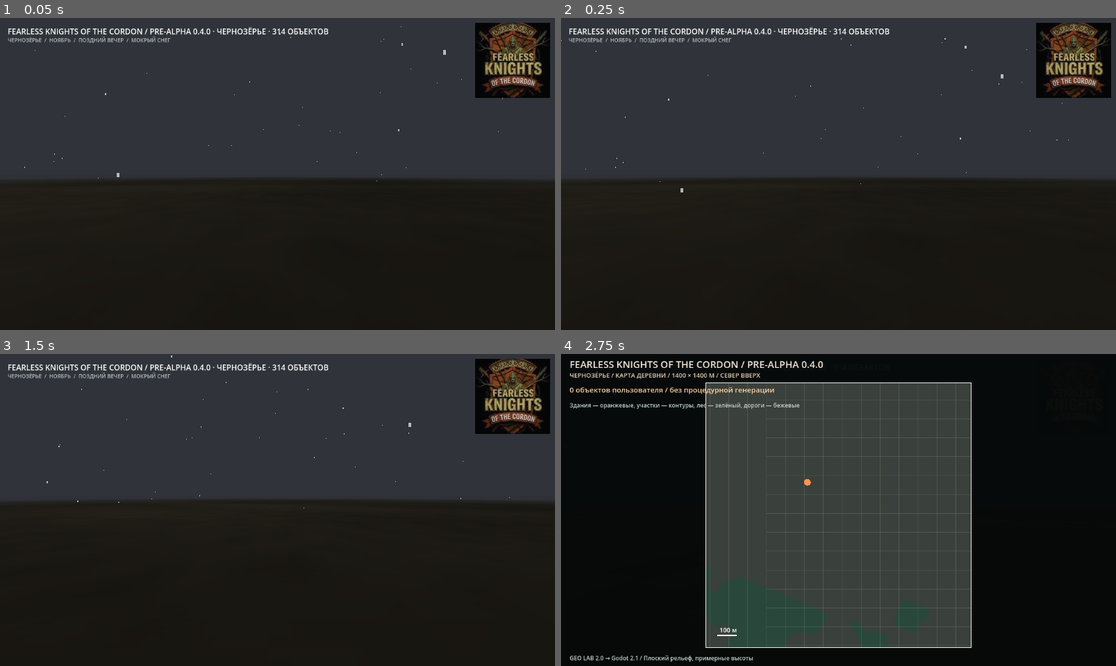
Above: before the commit, frames 1-4 (two rows, left to right).
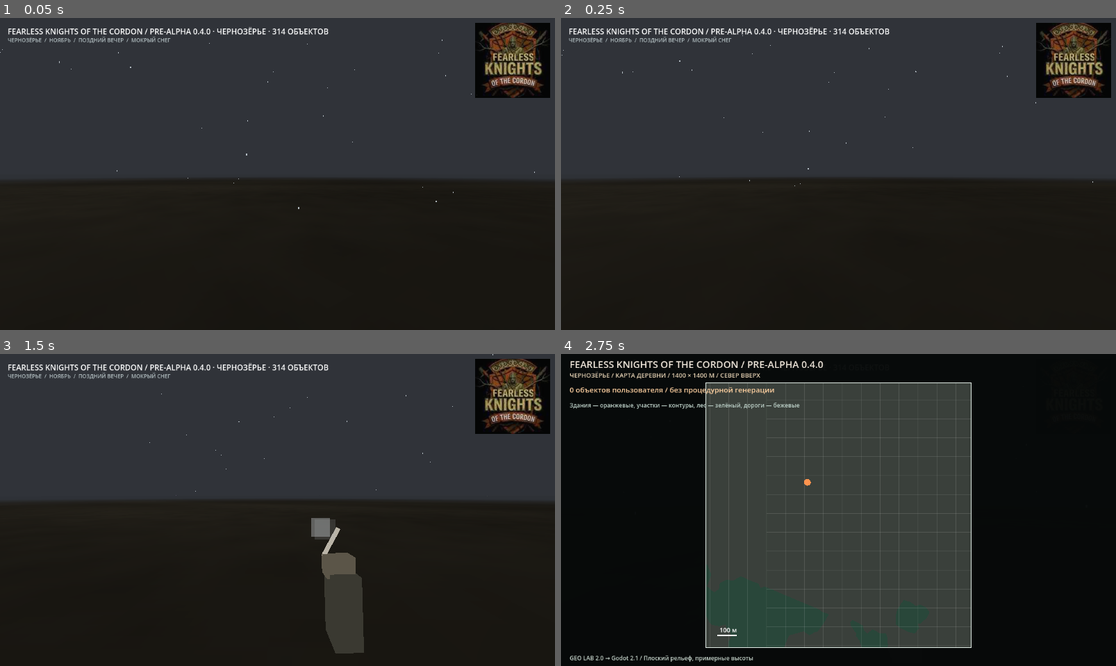
Above: after the commit, the same moments.

Repository: blacklambcult/chernozerye
Game: Godot game, scene res://main.tscn
The game is run twice, just before and just after one commit, with the same random seed, the same clock (stepped at 60 frames per second) and the same inputs.
Inputs (mouse positions are in pixels of both pictures, inside the frame that each line leads up to):
- Up to frame 1 (0.05 s): no input
- Up to frame 2 (0.25 s): no input
- Up to frame 3 (1.5 s): tap Enter at 0.5 s; move the mouse to (399, 494) at 0.52 s; hold D 0.53-1.28 s; tap V at 0.6, 1.35 s; click (399, 494) at 0.67 s; tap Space at 0.77 s; move the mouse to (249, 510) at 1.27 s; hold W from 1.28 s (still down)
- Up to frame 4 (2.75 s): keep holding W; tap Space at 1.52 s; move the mouse to (849, 503) at 2.02 s; tap M at 2.1 s; tap V at 2.3 s

The runs differ from the first frame. In frame 1, less than 0.1% of the frame differs, in the area x 0-97%, y 2-62%; in frame 2, less than 0.1%; in frame 3, 2.4%, in the area x 8-92%, y 0-96%; in frame 4, less than 0.1%.

Commit message:
feat(character): understated optional adult smoking idle, cosmetic only with no buffs

Diff:
--- a/godot/player.gd
+++ b/godot/player.gd
@@ -11,6 +11,13 @@
 var pressed := {"w": false, "a": false, "s": false, "d": false, "m": false}
 var map_open := false
 var controls_locked := false
+# Optional period-appropriate adult character animation. Visual-only: no
+# health, focus, combat or PTSD modifiers. Not a gameplay reward or treatment.
+var _idle_smoke_timer := 0.0
+var _idle_smoke_duration := 5.3
+var _smoke_prop: Node3D
+var _smoke_particles: CPUParticles3D
+var _smoke_animation_count := 0
 
 func set_controls_locked(value: bool) -> void:
     controls_locked = value
@@ -47,6 +54,101 @@
     status_label.mouse_filter = Control.MOUSE_FILTER_IGNORE
     hud.add_child(status_label)
     status_label.visible = false
+    _build_character_idle_prop()
+
+func _build_character_idle_prop() -> void:
+    _smoke_prop = Node3D.new()
+    _smoke_prop.name = "AdultCharacterIdleProp"
+    _smoke_prop.visible = false
+    camera.add_child(_smoke_prop)
+    var sleeve := MeshInstance3D.new()
+    var sleeve_mesh := BoxMesh.new()
+    sleeve_mesh.size = Vector3(0.13, 0.34, 0.19)
+    sleeve.mesh = sleeve_mesh
+    sleeve.position = Vector3(0.31, -0.51, -1.02)
+    var cloth := StandardMaterial3D.new()
+    cloth.albedo_color = Color("#3a3932")
+    cloth.shading_mode = BaseMaterial3D.SHADING_MODE_UNSHADED
+    sleeve.material_override = cloth
+    _smoke_prop.add_child(sleeve)
+    var hand := MeshInstance3D.new()
+    var glove_mesh := BoxMesh.new()
+    glove_mesh.size = Vector3(0.14, 0.10, 0.11)
+    hand.mesh = glove_mesh
+    hand.position = Vector3(0.30, -0.31, -1.04)
+    var glove_mat := StandardMaterial3D.new()
+    glove_mat.albedo_color = Color("#5a5448")
+    glove_mat.shading_mode = BaseMaterial3D.SHADING_MODE_UNSHADED
+    hand.material_override = glove_mat
+    _smoke_prop.add_child(hand)
+    var cigarette := MeshInstance3D.new()
+    cigarette.name = "PeriodCharacterProp"
+    var stick := CylinderMesh.new()
+    stick.top_radius = 0.012
+    stick.bottom_radius = 0.012
+    stick.height = 0.17
+    cigarette.mesh = stick
+    cigarette.position = Vector3(0.28, -0.20, -1.09)
+    cigarette.rotation_degrees.z = -30.0
+    var paper := StandardMaterial3D.new()
+    paper.albedo_color = Color("#b8b2a5")
+    paper.shading_mode = BaseMaterial3D.SHADING_MODE_UNSHADED
+    cigarette.material_override = paper
+    _smoke_prop.add_child(cigarette)
+    _smoke_particles = CPUParticles3D.new()
+    _smoke_particles.name = "FaintCharacterSmoke"
+    _smoke_particles.position = Vector3(0.23, -0.12, -1.10)
+    _smoke_particles.amount = 7
+    _smoke_particles.lifetime = 1.7
+    _smoke_particles.randomness = 0.7
+    _smoke_particles.direction = Vector3(0.15, 1.0, 0.12)
+    _smoke_particles.spread = 23.0
+    _smoke_particles.initial_velocity_min = 0.12
+    _smoke_particles.initial_velocity_max = 0.27
+    _smoke_particles.gravity = Vector3(0.0, 0.06, 0.0)
+    _smoke_particles.emitting = false
+    var smoke_quad := QuadMesh.new()
+    smoke_quad.size = Vector2(0.10, 0.10)
+    var smoke_mat := StandardMaterial3D.new()
+    smoke_mat.albedo_color = Color(0.70, 0.72, 0.73, 0.18)
+    smoke_mat.transparency = BaseMaterial3D.TRANSPARENCY_ALPHA
+    smoke_mat.shading_mode = BaseMaterial3D.SHADING_MODE_UNSHADED
+    smoke_mat.billboard_mode = BaseMaterial3D.BILLBOARD_ENABLED
+    smoke_mat.cull_mode = BaseMaterial3D.CULL_DISABLED
+    smoke_quad.material = smoke_mat
+    _smoke_particles.mesh = smoke_quad
+    _smoke_prop.add_child(_smoke_particles)
+
+
+func _start_character_idle() -> void:
+    if controls_locked or _idle_smoke_timer > 0.0 or _smoke_prop == null:
+        return
+    var story := get_parent().get_node_or_null("StoryPrologue")
+    if story != null and bool(story.get("journal_open")):
+        return
+    var map := get_parent().get_node_or_null("MapOverlay") as CanvasLayer
+    if map != null and map.visible:
+        return
+    _idle_smoke_timer = _idle_smoke_duration
+    _smoke_prop.visible = true
+    _smoke_particles.emitting = true
+    _smoke_animation_count += 1
+    print("CHARACTER_IDLE_READY: cosmetic=true buffs=0 count=", _smoke_animation_count)
+
+
+func _process(delta: float) -> void:
+    if _idle_smoke_timer <= 0.0:
+        return
+    _idle_smoke_timer = maxf(0.0, _idle_smoke_timer - delta)
+    if _smoke_prop != null:
+        # Brief understated hand movement: no instructional lighting sequence.
+        var elapsed := _idle_smoke_duration - _idle_smoke_timer
+        _smoke_prop.position.y = 0.02 * sin(elapsed * 2.1)
+        _smoke_prop.rotation.z = 0.03 * sin(elapsed * 1.4)
+        if _idle_smoke_timer <= 0.0:
+            _smoke_particles.emitting = false
+            _smoke_prop.visible = false
+
 
 func _matches(event: InputEventKey, latin: int, cyrillic: String) -> bool:
     return event.physical_keycode == latin or event.keycode == latin or (event.unicode != 0 and char(event.unicode).to_lower() == cyrillic)
@@ -75,6 +177,8 @@
         if _matches(key, KEY_S, "ы"): pressed["s"] = key.pressed
         if _matches(key, KEY_D, "в"): pressed["d"] = key.pressed
         if _matches(key, KEY_M, "ь"): pressed["m"] = key.pressed
+        if key.pressed and not key.echo and (key.keycode == KEY_V or key.physical_keycode == KEY_V):
+            _start_character_idle()
         if key.pressed and not key.echo and (key.keycode == KEY_F3 or key.physical_keycode == KEY_F3):
             status_label.visible = not status_label.visible
         if key.pressed and key.keycode == KEY_ESCAPE:
